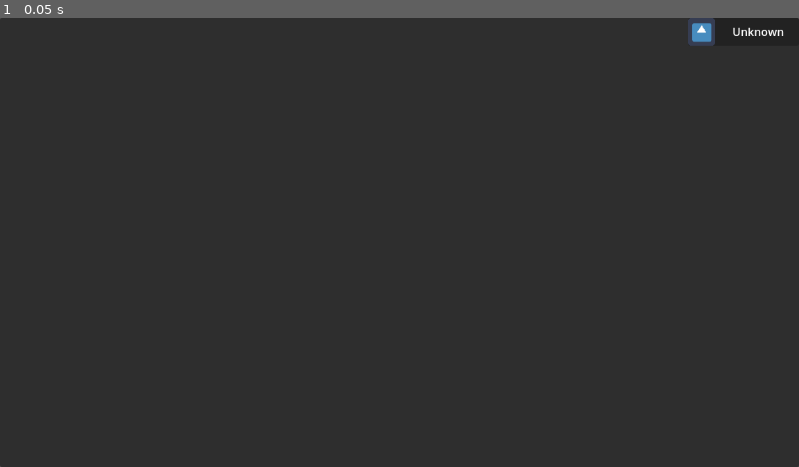
Above: before the commit, frame 1.
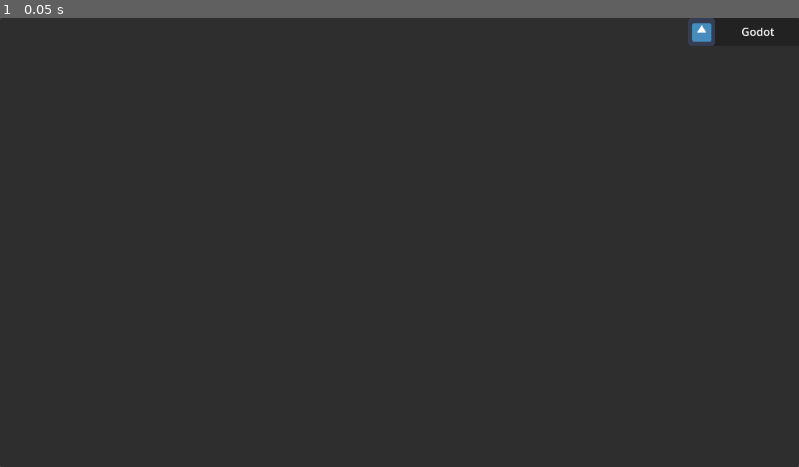
Above: after the commit, the same moment.

Repository: Anutrix/lan-jet
Game: Godot game, scene res://Main.tscn
Two runs of this game, one before a commit and one after it. Both use one fixed random seed, a clock stepped at 60 frames per second and the inputs below. The engine's default icon, where the game draws it, is replaced by a stand-in: a white triangle on a blue panel in a dark square.
Inputs:
- Up to frame 1 (0.05 s): no input

The runs differ from the first frame. In frame 1, less than 0.1% of the frame differs, in the area x 91-99%, y 2-5%.
Error before the commit: Parse Error: There is already a variable named "img_path" declared in this scope. (res://main.gd:24)
Error after the commit: Invalid assignment of property or key 'username' with value of type 'String' on a base object of type 'Panel (userDetailPanel.gd)'. (res://main.gd:33)

Commit message:
Some refactoring and fixes

Diff:
--- a/Main.tscn
+++ b/Main.tscn
@@ -1,20 +1,19 @@
-[gd_scene load_steps=3 format=3 uid="uid://bbbfuw80fyqx7"]
+[gd_scene load_steps=3 format=3 uid="uid://bkoqo0d4pfac5"]
 
 [ext_resource type="Script" path="res://main.gd" id="1_cahjy"]
-[ext_resource type="PackedScene" uid="uid://dpbi0fylictcd" path="res://UserDetailPanel.tscn" id="2_v6wmi"]
+[ext_resource type="PackedScene" uid="uid://cf0vfwbo0i544" path="res://UserDetailPanel.tscn" id="2_v6wmi"]
 
 [node name="Panel" type="Panel"]
+anchors_preset = 15
 anchor_right = 1.0
 anchor_bottom = 1.0
 grow_horizontal = 2
 grow_vertical = 2
-script = ExtResource( "1_cahjy" )
-__meta__ = {
-"_edit_use_custom_anchors": false
-}
+script = ExtResource("1_cahjy")
 
-[node name="UserDetailPanel" parent="." instance=ExtResource( "2_v6wmi" )]
+[node name="UserDetailPanel" parent="." instance=ExtResource("2_v6wmi")]
+anchors_preset = 1
 anchor_left = 1.0
 anchor_right = 1.0
 offset_left = -160.0
-offset_right = 0.0
+grow_horizontal = 0
--- a/UserDetailPanel.tscn
+++ b/UserDetailPanel.tscn
@@ -1,34 +1,34 @@
-[gd_scene load_steps=3 format=3 uid="uid://dpbi0fylictcd"]
+[gd_scene load_steps=2 format=3 uid="uid://cf0vfwbo0i544"]
 
 [ext_resource type="Script" path="res://userDetailPanel.gd" id="1_r4md2"]
-[ext_resource type="Texture2D" uid="uid://de1trh6f4nuod" path="res://icon.png" id="1_spvc2"]
 
-[node name="Panel" type="Panel"]
+[node name="UserDetailPanel" type="Panel"]
 offset_right = 160.0
 offset_bottom = 40.0
-script = ExtResource( "1_r4md2" )
+script = ExtResource("1_r4md2")
 
-[node name="UserDetailPanel" type="HBoxContainer" parent="."]
-rect_min_size = Vector2(160, 40)
+[node name="HBoxContainer" type="HBoxContainer" parent="."]
+layout_mode = 0
 offset_right = 160.0
 offset_bottom = 40.0
-grow_horizontal = 0
 
-[node name="UserIcon" type="TextureRect" parent="UserDetailPanel"]
+[node name="UserIcon" type="TextureRect" parent="HBoxContainer"]
+unique_name_in_owner = true
+layout_mode = 2
 offset_right = 39.0
 offset_bottom = 40.0
 size_flags_horizontal = 3
-texture = ExtResource( "1_spvc2" )
 ignore_texture_size = true
 
-[node name="Username" type="Label" parent="UserDetailPanel"]
+[node name="Username" type="Label" parent="HBoxContainer"]
+unique_name_in_owner = true
+layout_mode = 2
 offset_left = 43.0
 offset_right = 160.0
 offset_bottom = 40.0
 size_flags_horizontal = 3
 size_flags_vertical = 1
 size_flags_stretch_ratio = 3.0
-text = "Unknown"
 horizontal_alignment = 1
 vertical_alignment = 1
 text_overrun_behavior = 3
--- a/main.gd
+++ b/main.gd
@@ -2,37 +2,32 @@
 
 var os_name: String = ""
 var username: String = ""
-
-var user_profile_picture = load("res://icon.png")
 
 func _ready():
 	os_name = OS.get_name()
 
 	if OS.has_environment("USERNAME"):
 		username = OS.get_environment("USERNAME")
-		$UserDetailPanel.username = username
+		$UserDetailPanel.user_name = username
 
-		var img_path
-		var file = File.new()
+		var img_path_list = []
 		if os_name == "Windows" or os_name == "UWP":
-			var img_path_list = []
-			# img_path_list.append(OS.get_environment("LOCALAPPDATA") + "\\Temp\\" + username + ".bmp")
-			# Access issue probably
-			img_path_list.append(OS.get_environment("PROGRAMDATA") + "\\Microsoft\\User Account Pictures\\Guest.bmp")
-			print(img_path_list)
+			img_path_list.append(OS.get_environment("LOCALAPPDATA") + "\\Temp\\" + username + ".bmp")
+			# Can't load because in Godot, 16-bpp BMP images are not supported.
 
-			for img_path in img_path_list:
-				if file.file_exists(img_path):
-					user_profile_picture = make_image(img_path)
+			img_path_list.append(OS.get_environment("PROGRAMDATA") + "\\Microsoft\\User Account Pictures\\Guest.png")
+
+#		print(img_path_list)
+
+		for img_path in img_path_list:
+			if FileAccess.file_exists(img_path):
+				var img = Image.new()
+				img.load(img_path)
+#				print(img.get_size())
+				var tex = ImageTexture.create_from_image(img)
+				if tex:
+					$UserDetailPanel.icon = tex
 					break
 
-		$UserDetailPanel.user_icon = user_profile_picture
 	else:
 		$UserDetailPanel.username = "Anonymous"
-
-func make_image(img_path):
-	var img = Image.new()
-	var tex = ImageTexture.new()
-	img.load(img_path)
-	tex.create_from_image(img)
-	return tex
--- a/project.godot
+++ b/project.godot
@@ -12,5 +12,10 @@
 
 config/name="Lan-Jet"
 run/main_scene="res://Main.tscn"
+config/features=PackedStringArray("4.0")
 config/icon="res://icon.png"
-config/features=PackedStringArray("4.0", "Vulkan Clustered")
+
+[filesystem]
+
+import/blender/enabled=false
+import/fbx/enabled=false
--- a/userDetailPanel.gd
+++ b/userDetailPanel.gd
@@ -1,23 +1,19 @@
 extends Panel
 
-@export var username: String:
+var default_icon:CompressedTexture2D = load("res://icon.png")
+
+@export var icon: Texture2D:
 	get:
-		return $UserDetailPanel/Username.text
+		return %UserIcon.texture
+	set(tex):
+		%UserIcon.texture = tex
+
+@export var user_name: String:
+	get:
+		return %Username.text
 	set(username):
-		$UserDetailPanel/Username.text = username
-
-@export var user_icon: Texture2D:
-	get:
-		return $UserDetailPanel/UserIcon.texture
-	set(tex):
-		$UserDetailPanel/UserIcon.texture = tex
-
-#
-#func _init(username = "A"):
-#	$UserDetailPanel/Username.text = username
+		%Username.text = username
 
 func _ready():
-	pass
-
-func _process(_delta):
-	pass
+	user_name = "Godot"
+	icon = default_icon
Not shown, changed: icon.png.import
